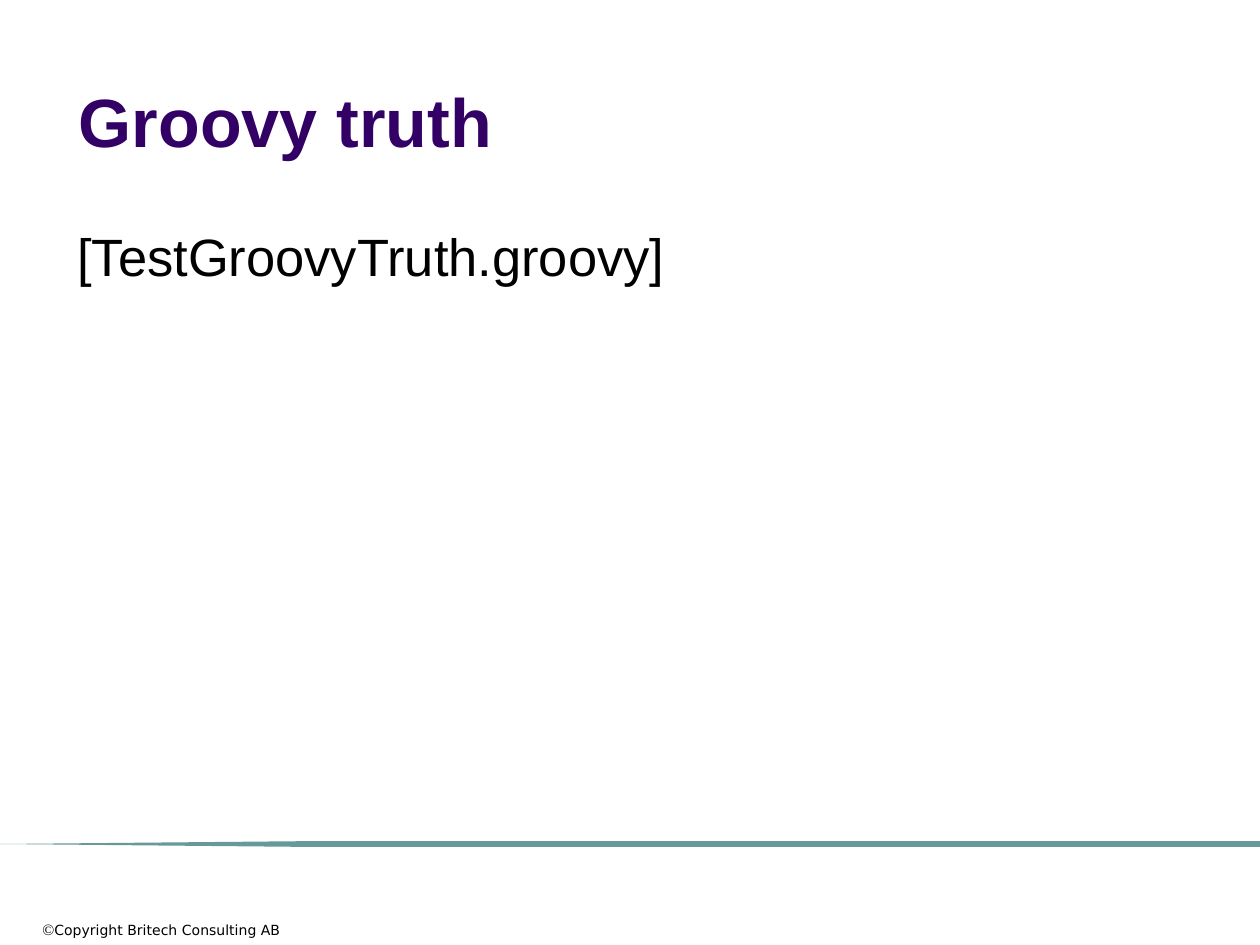
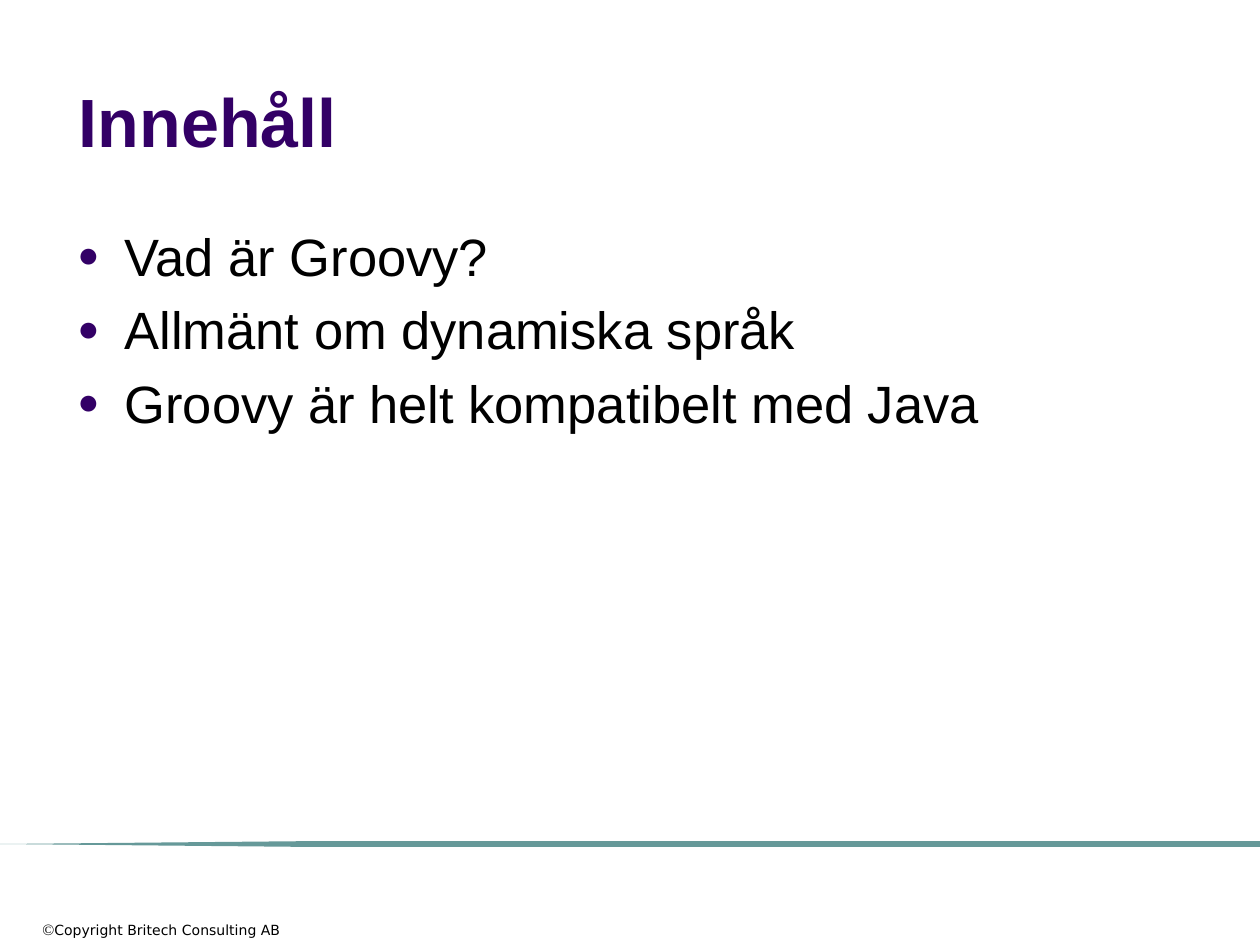
Before and after one commit to me97esn/groovyseminarium, a slide deck: slide 5 of groovyseminarie/dokument/groovyseminarium_source_w_logo.pptx (slide 35 before the commit). Drawn at 1260x945 pixels with LibreOffice and Linux fonts; fonts in the diff are those of the drawing; background and template pictures are left out. Boxes give left, top, right and bottom in pixels: in the first picture for what was removed or moved away, otherwise in the second. Text is boxed around its words. In the diff, an @@ line names an element or a change of style, - is before the commit and + after.

```diff
--- a/groovyseminarie/dokument/groovyseminarium_source_w_logo.pptx
+++ b/groovyseminarie/dokument/groovyseminarium_source_w_logo.pptx
@@ title at [79, 93, 337, 148]: text changed @@
-Groovy truth
+Innehåll
@@ text at [125, 238, 979, 434]: text changed @@
-[TestGroovyTruth.groovy]
+● Vad är Groovy?
+● Allmänt om dynamiska språk
+● Groovy är helt kompatibelt med Java
```
Also in this commit, not shown: 8 other slides changed, 34 slides added, 14 slides removed, 1 other file.
